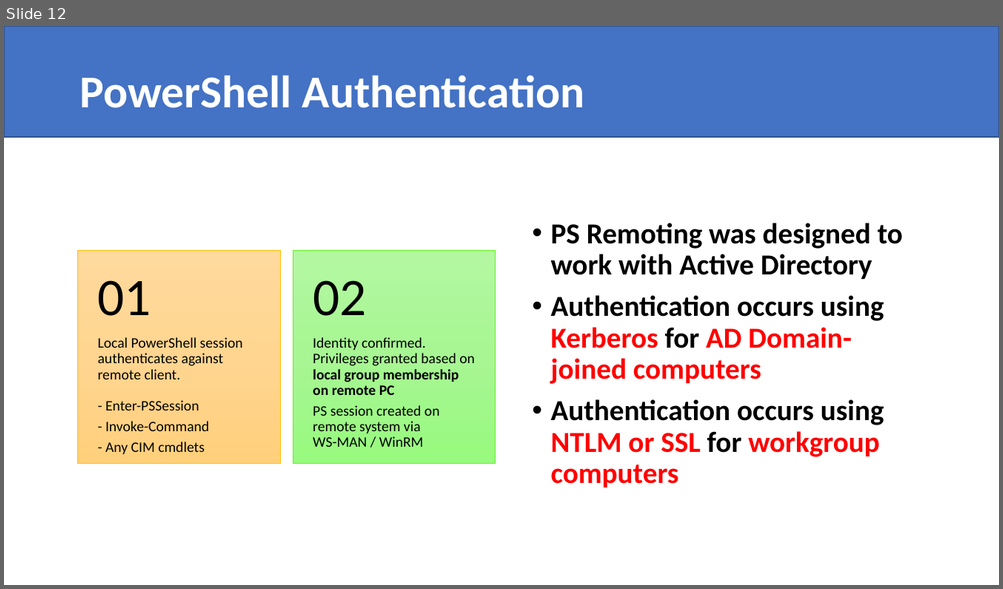
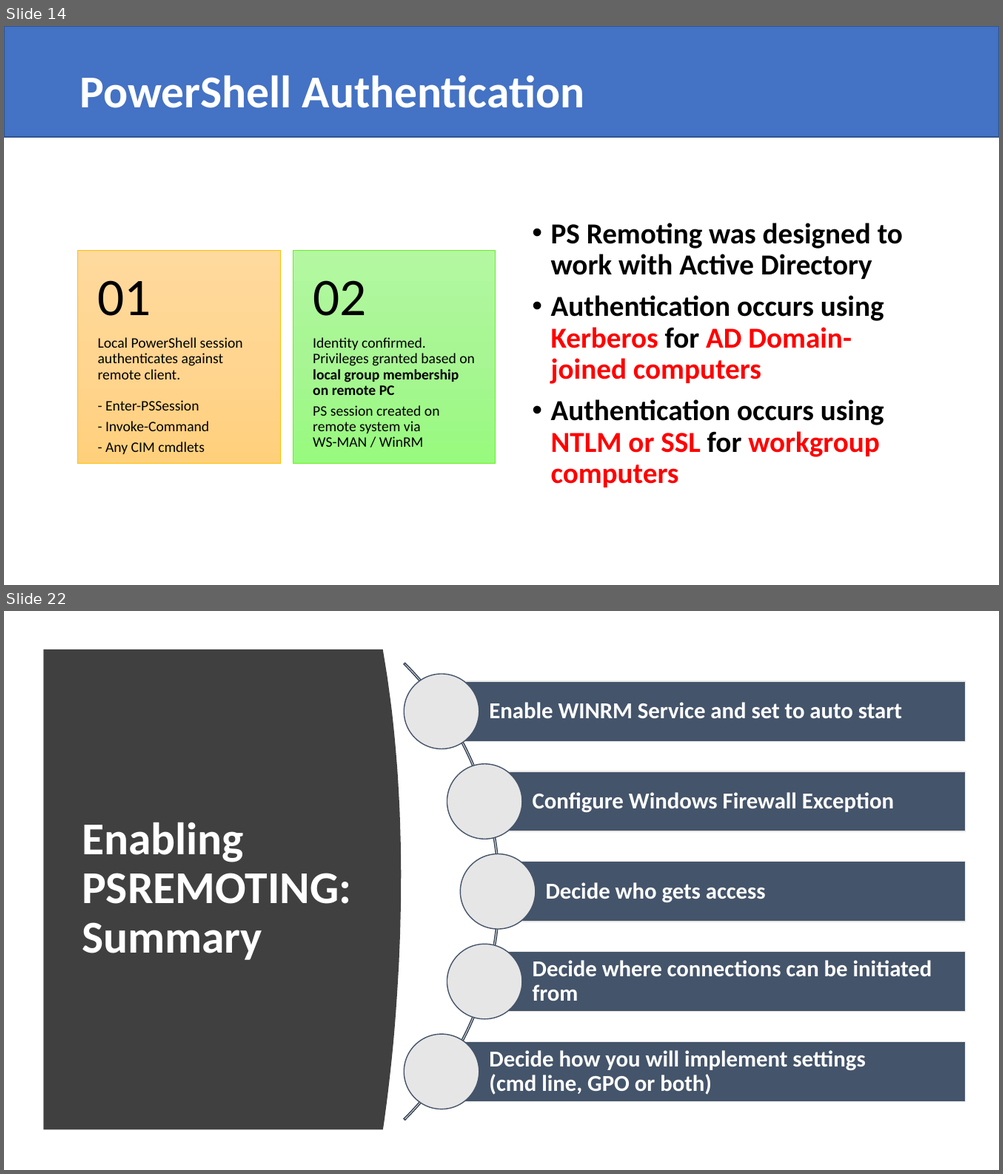
Before and after one commit to compwiz32/Presentations, a slide deck: 2019-11 RTPSUG/Configuring PSRemoting security and logging.pptx. Shown one above the other, each under a label of ours: slide 12 before the commit, slides 14 and 22 after it; the slides between them are not shown. The pictures are 1003x589 and 1003x1174 pixels, drawn with LibreOffice and Linux fonts; fonts in the diff are those of the drawing. Boxes give left, top, right and bottom in pixels: in the first picture for what was removed or moved away, otherwise in the second. Text is boxed around its words. In the diff, an @@ line names an element or a change of style, - is before the commit and + after.

```diff
--- a/2019-11 RTPSUG/Configuring PSRemoting security and logging.pptx
+++ b/2019-11 RTPSUG/Configuring PSRemoting security and logging.pptx
@@ slide 22 added at [4,611,999,1170], background #FFFFFF @@
@@ freeform shape added at [43,649,401,1130], fill #404040 @@
@@ title added at [82,822,351,960], 44 pt, text #FFFFFF, bold @@
+Enabling PSREMOTING: Summary
@@ group added at [4,611,965,1170]: 5 rectangles, 5 texts, 5 ellipses, 1 arch (boxed as its full ring) @@
+Enable WINRM Service and set to auto start
+Configure Windows Firewall Exception
+Decide who gets access
+Decide where connections can be initiated from
+Decide how you will implement settings
+(cmd line, GPO or both)
@@ what was slide 12 is now slide 14 @@
```
Also in this commit, not shown: 6 slides changed, 28 other slides added, 1 slide removed, 1 other file.
